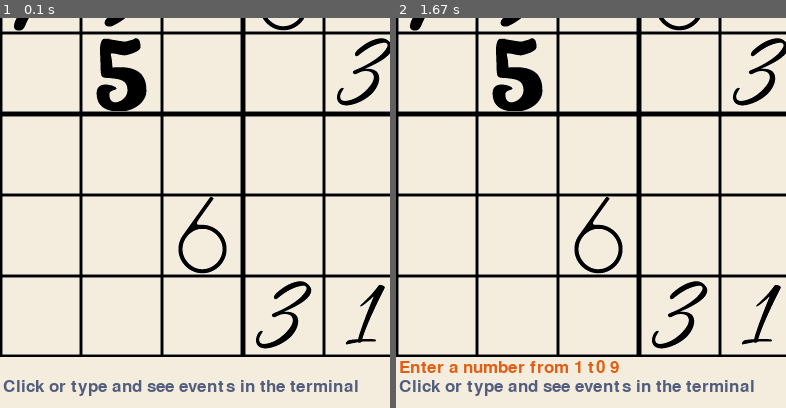
Above: before the commit, frames 1-2 (left to right).
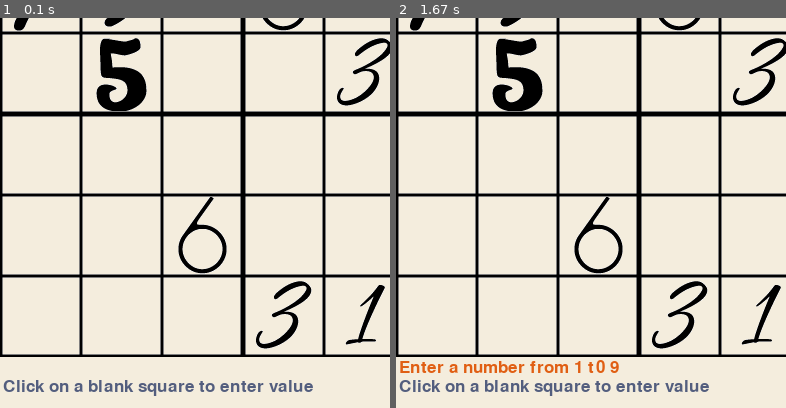
Above: after the commit, the same moments.

Repository: MAOneill/pygame-sudoku
Game: pygame game, started from pygame_soduko.py
Two runs of this game, one before a commit and one after it. Both use one fixed random seed, a clock stepped at 60 frames per second and the inputs below.
Inputs (mouse positions are % of the whole screen's width and height, from its top left):
- Up to frame 1 (0.1 s): no input
- Up to frame 2 (1.67 s): click (50, 50) at 0.38 s
The pictures show only the part of the screen within x 0-50%, y 50-100%; the shares and areas given below are measured in that part.

The runs differ from the first frame. In frame 1, 1.2% of the frame differs, in the area x 16-92%, y 92-97%; in frame 2, 1.2%.

Commit message:
moved some things around

Diff:
--- a/pygame_soduko.py
+++ b/pygame_soduko.py
@@ -115,13 +115,16 @@
         print("----"*9 + "-") #separator lines and bottom border
 
 
+
+
+
+
 def main():
 
     # declare the size of the canvas
     width = 780
     height = 780
 
-    # define some colors
     blue_color = (97, 159, 182)  #background color
     background_color = (244,237,221)
     blue_color = (97, 159, 182)  #sky_blue
@@ -130,6 +133,7 @@
     red_color = (255,0,0)
     green_color = (89,162,134)
     orange_color = (224,95,20)
+
 
     pygame.init()
     screen = pygame.display.set_mode((width, height))
@@ -151,6 +155,8 @@
     # pencil_image9 = pygame.image.load('numbers/9_pencil.png').convert_alpha()
 
     stop_game = False
+    pencil = False  #state at which to enter pencil values
+    solving = True   #state at which to enter value.  You havce to click to get to that state
 
     #create data
     #do this after you set images, although I guess this could be done inside..
@@ -174,12 +180,21 @@
             # Event handling
             if event.type == pygame.QUIT:
                 stop_game = True
+
             if event.type == pygame.MOUSEBUTTONDOWN:
                 print('mouse down at %d, %d' % event.pos)  #to terminal
+
+                x = event.pos[0]
+                y = event.pos[1]
                 #change the value of the message text
                 message_text = font.render('Enter a number from 1 t0 9', True, (orange_color))
-                #change the text if they press in a spot
-                #tell them what to do
+
+                # use math to figure out what square they are in:
+                row =  int(x // 81) + 1
+                cow = int (y // 81) + 1
+
+
+
 
             if event.type == pygame.KEYDOWN:
                 print('key down %r' % event.key)
@@ -192,12 +207,9 @@
         # Game display
 
         #set the blits for all known numbers
-        for i in range(1,10):
-            for j in range(1,10):
-                cell = "r%dc%d" % (i,j)
-                if board[cell].image != None:
-                    #need to add a test for GUESS...
-                    screen.blit(board[cell].image, (board[cell].x_position,board[cell].y_position))
+        for cell in board.values():
+            if cell.image != None:
+                screen.blit(cell.image, (cell.x_position,cell.y_position))
 
         screen.blit(grid_image, (0,0))
         # screen.blit(image6, (250, 250))
@@ -213,8 +225,9 @@
             # value = input()
             # print(value)
 
+        #general message...add press P for pencil??
         font = pygame.font.Font(None, 25)
-        gen_text = font.render('Click or type and see events in the terminal', True, (pitch_blue_color))
+        gen_text = font.render('Click on a blank square to enter value', True, (pitch_blue_color))
         screen.blit(gen_text, (3, 750))
 
 
